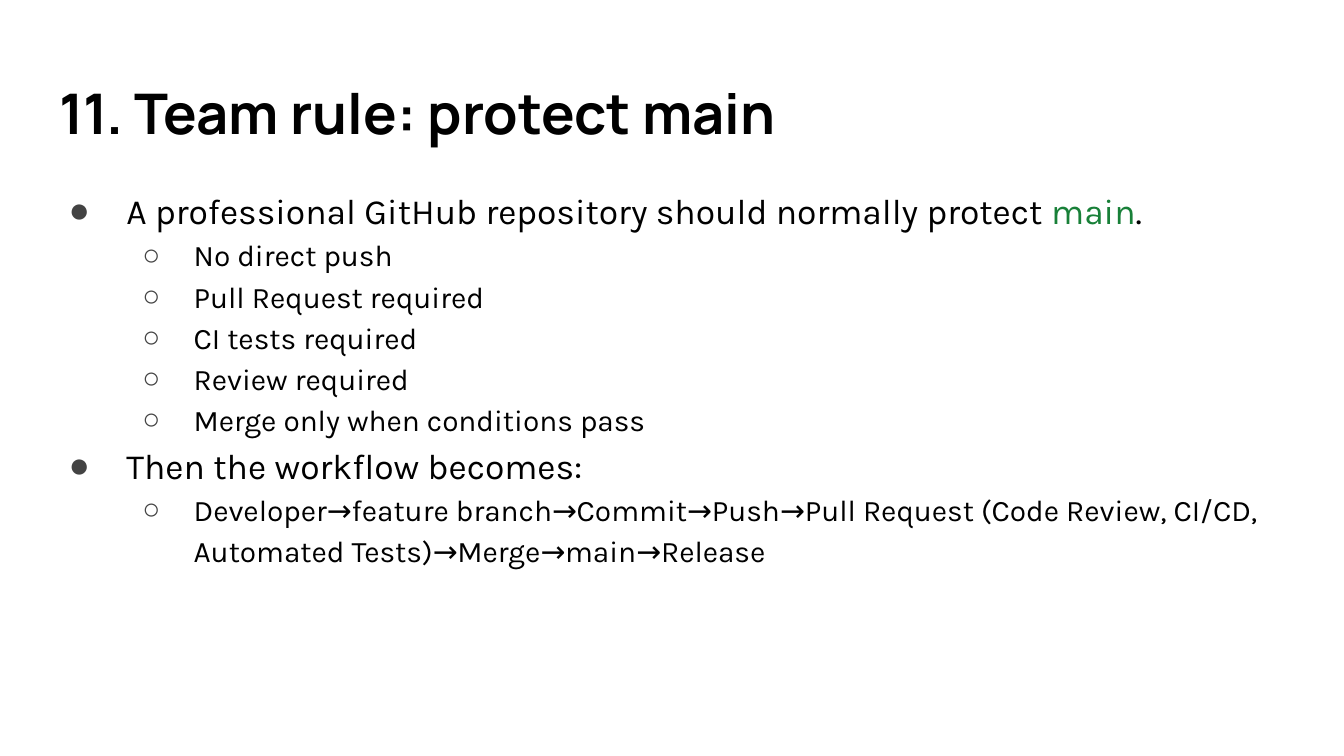
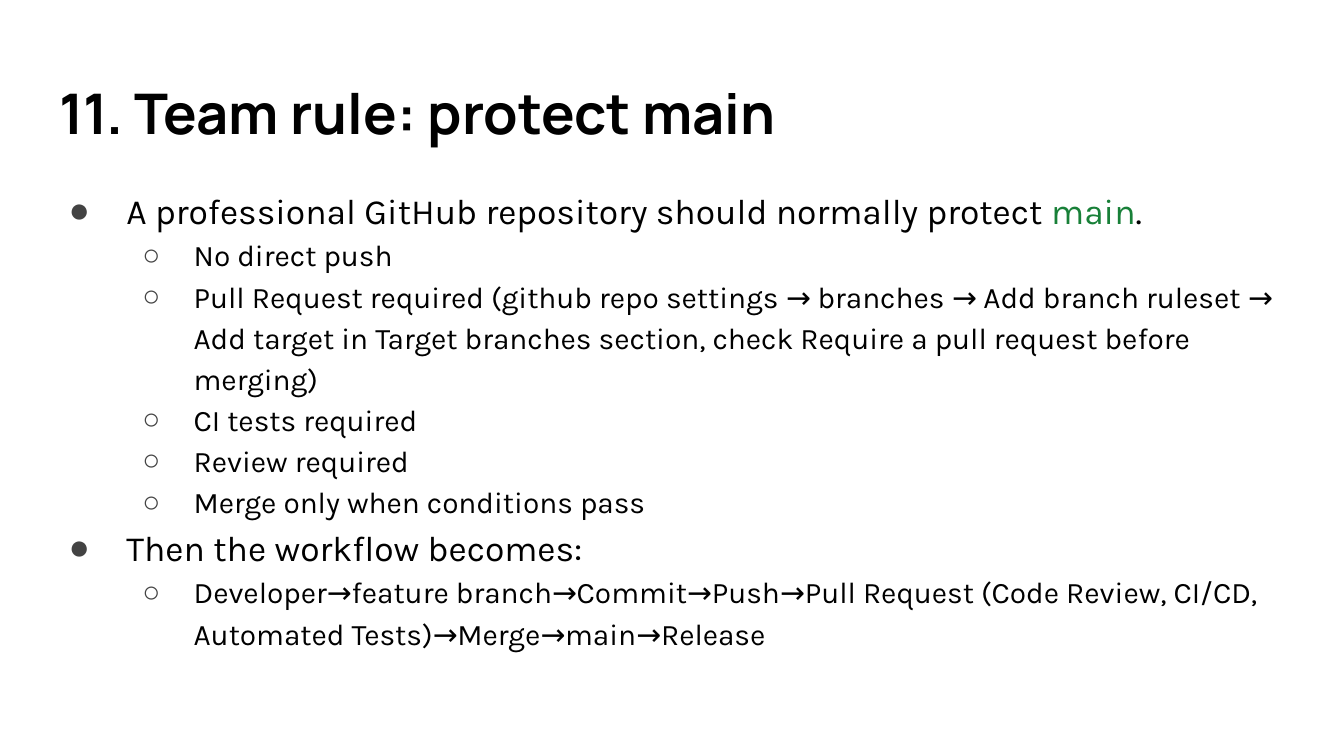
Before and after one commit to lancwyy/WebDev, a slide deck: slide 41 of Lecture_Materials/04-2-VersionControl.pptx (slide 33 before the commit). Drawn at 1344x756 pixels with LibreOffice and Linux fonts; fonts in the diff are those of the drawing. Boxes give left, top, right and bottom in pixels: in the first picture for what was removed or moved away, otherwise in the second. Text is boxed around its words. In the diff, an @@ line names an element or a change of style, - is before the commit and + after.

```diff
--- a/Lecture_Materials/04-2-VersionControl.pptx
+++ b/Lecture_Materials/04-2-VersionControl.pptx
@@ text at box(194, 286, 1241, 398): text changed @@
-  ○ Pull Request required
+  ○ Pull Request required (github repo settings → branches → Add branch ruleset → Add target in Target branches section, check Require a pull request before merging)
```
Also in this commit, not shown: 3 other slides changed, 8 slides added.
